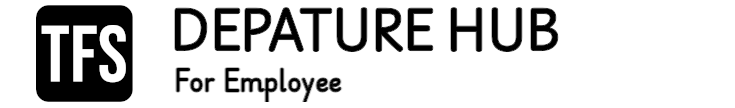
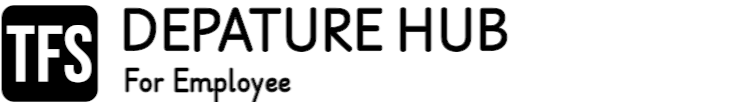
The second (735, 108) image is a revision of the first. Changes to its layers:
painted on "Base Font" over [123, 7, 559, 102]
painted on "logo_only_outside_black_round.png" over [1, 5, 133, 102]